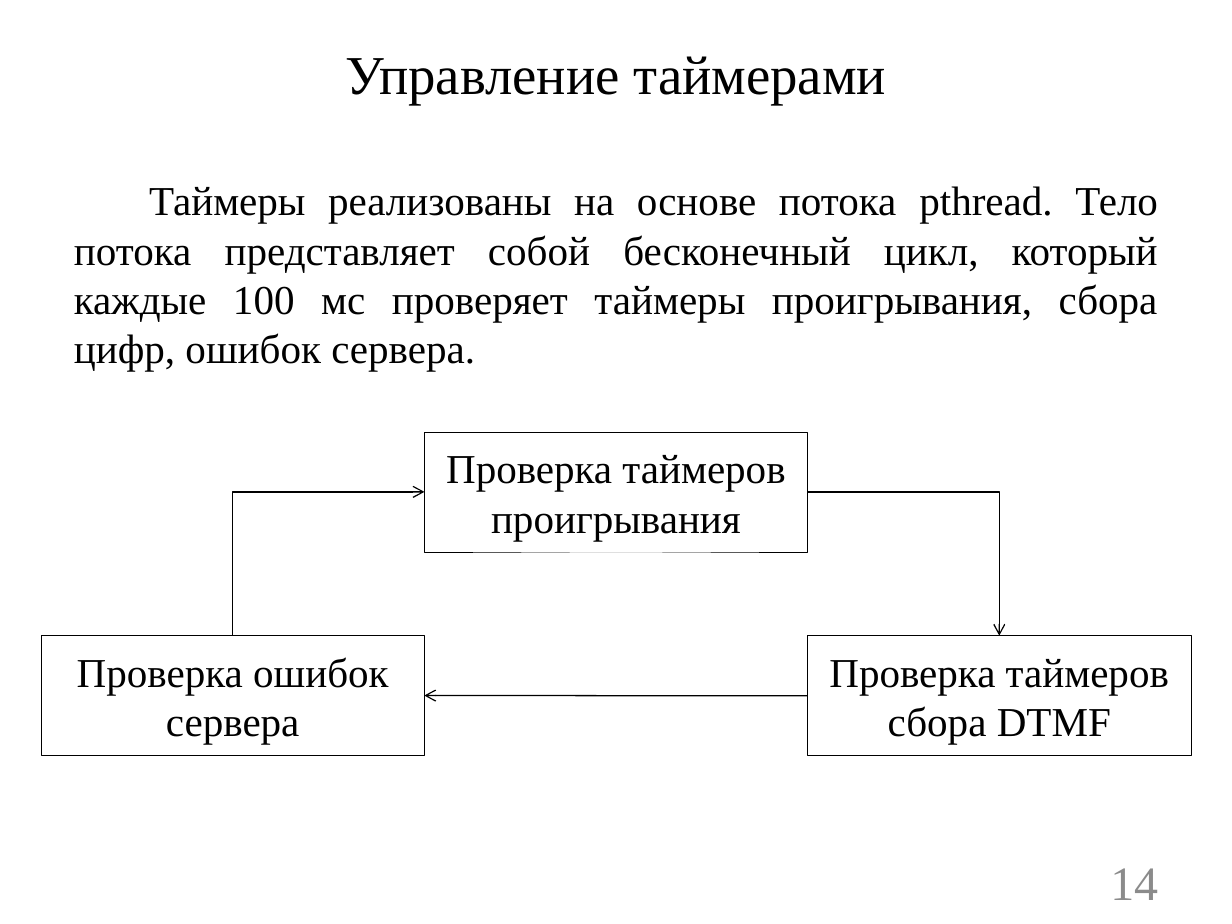
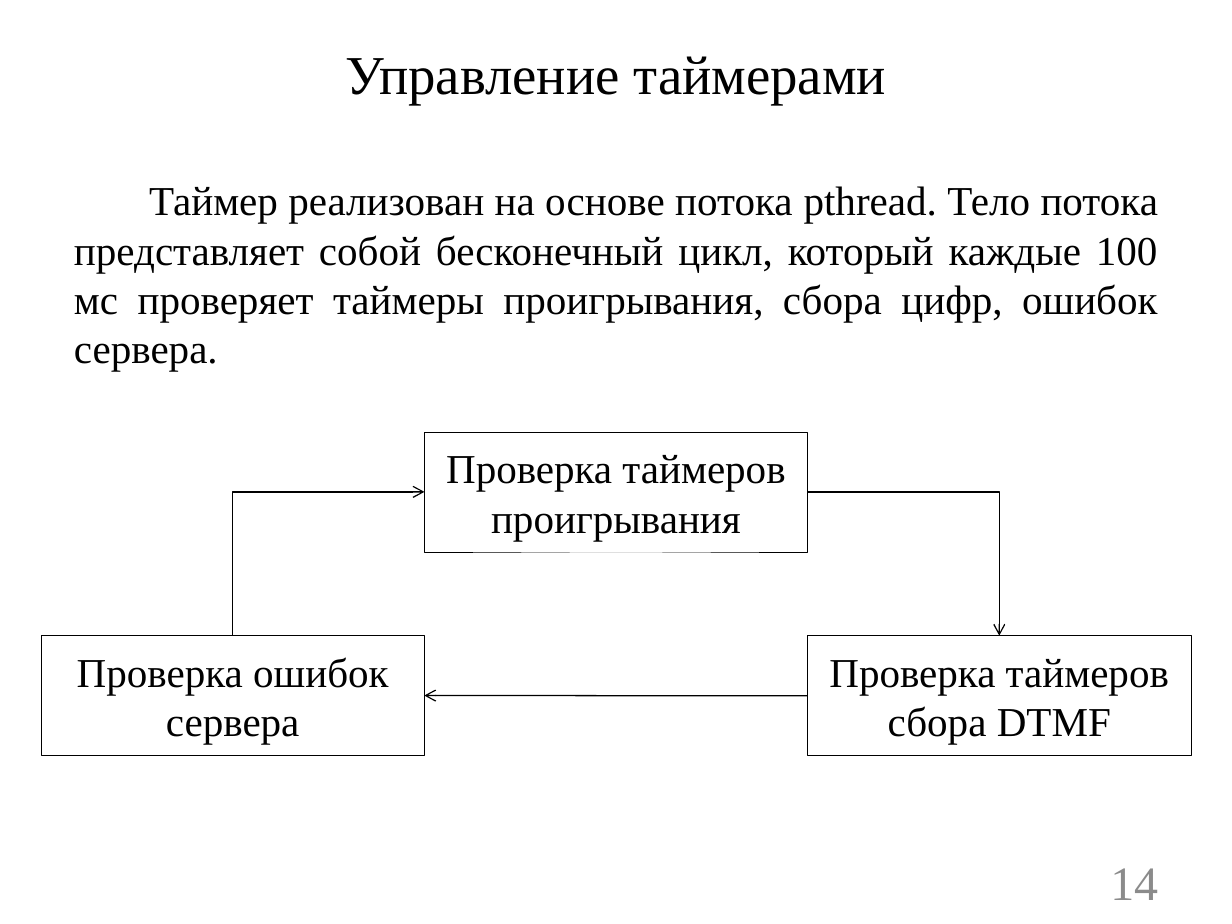
Before and after one commit to ALeschev/tunel, a slide deck: slide 14 of sibsutis/2015/dpl/DPL_pres.pptx. Drawn at 1232x924 pixels with LibreOffice and Linux fonts; fonts in the diff are those of the drawing; background and template pictures are left out. Boxes give left, top, right and bottom in pixels: in the first picture for what was removed or moved away, otherwise in the second. Text is boxed around its words. In the diff, an @@ line names an element or a change of style, - is before the commit and + after.

```diff
--- a/sibsutis/2015/dpl/DPL_pres.pptx
+++ b/sibsutis/2015/dpl/DPL_pres.pptx
@@ text at box(74, 186, 1158, 371): text changed @@
-Таймеры реализованы на основе потока pthread. Тело потока представляет собой бесконечный цикл, который каждые 100 мс проверяет таймеры проигрывания, сбора цифр, ошибок сервера.
+Таймер реализован на основе потока pthread. Тело потока представляет собой бесконечный цикл, который каждые 100 мс проверяет таймеры проигрывания, сбора цифр, ошибок сервера.
```
Also in this commit, not shown: 7 other slides changed, 5 other files.
